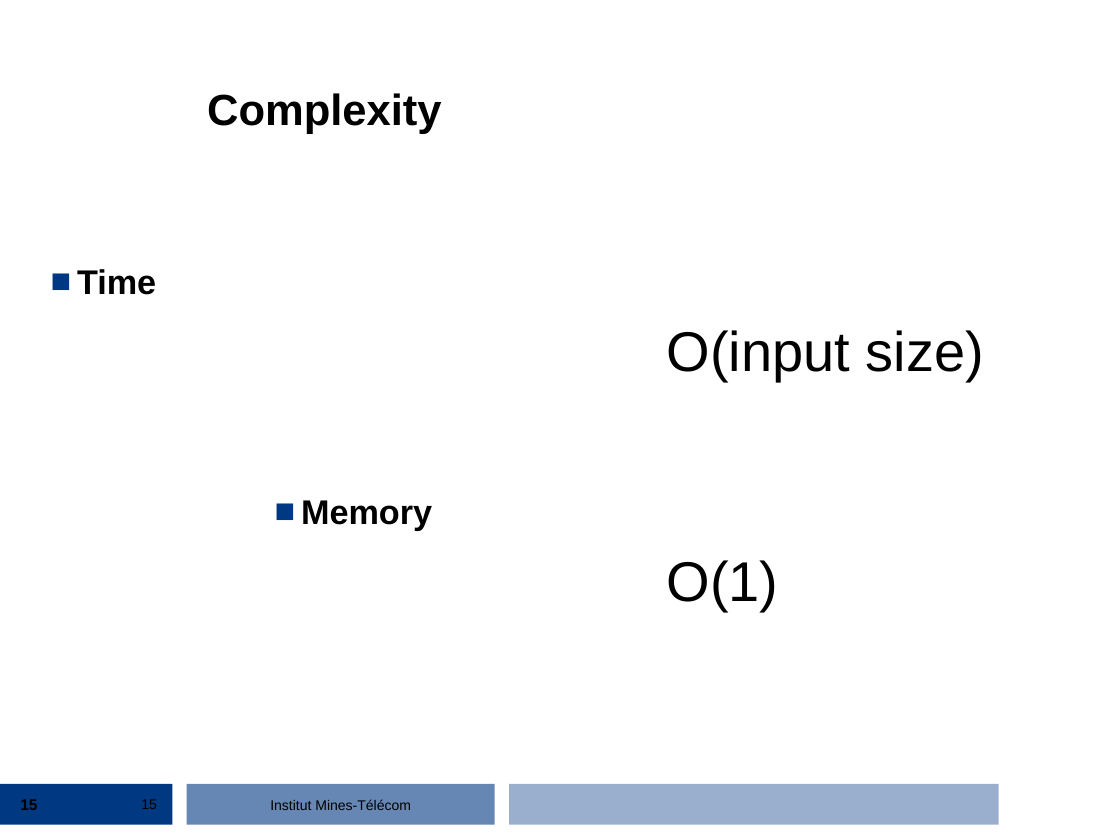
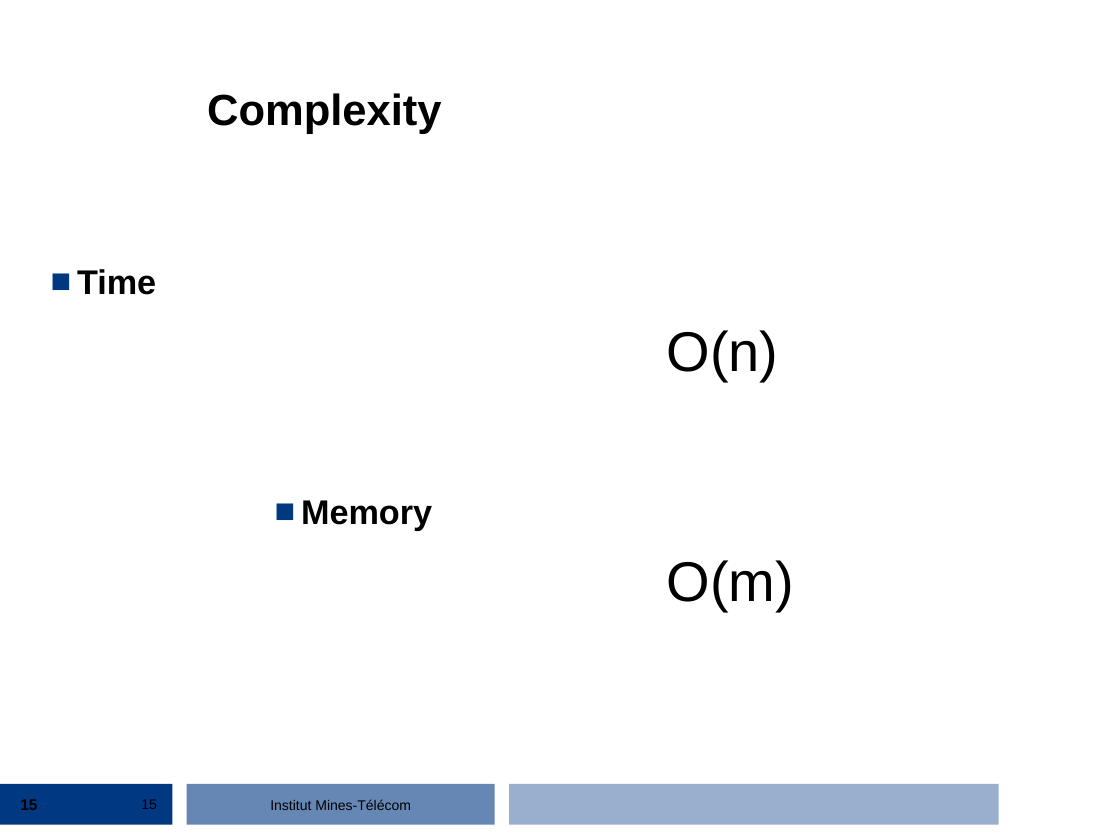
Before and after one commit to streaming-algorithms/bloom_filter, a slide deck: slide 15 of 1_bloom_filter.ppt. Drawn at 1120x840 pixels with LibreOffice and Linux fonts; fonts in the diff are those of the drawing; background and template pictures are left out. Boxes give left, top, right and bottom in pixels: in the first picture for what was removed or moved away, otherwise in the second. Text is boxed around its words. In the diff, an @@ line names an element or a change of style, - is before the commit and + after.

Commit message:
update presentation with explicit complexities

```diff
--- a/1_bloom_filter.ppt
+++ b/1_bloom_filter.ppt
@@ text at [667, 330, 779, 380]: text changed @@
-        O(input size)
+        O(n)
@@ text at [667, 560, 794, 610]: text changed @@
-        O(1)
+        O(m)
```
